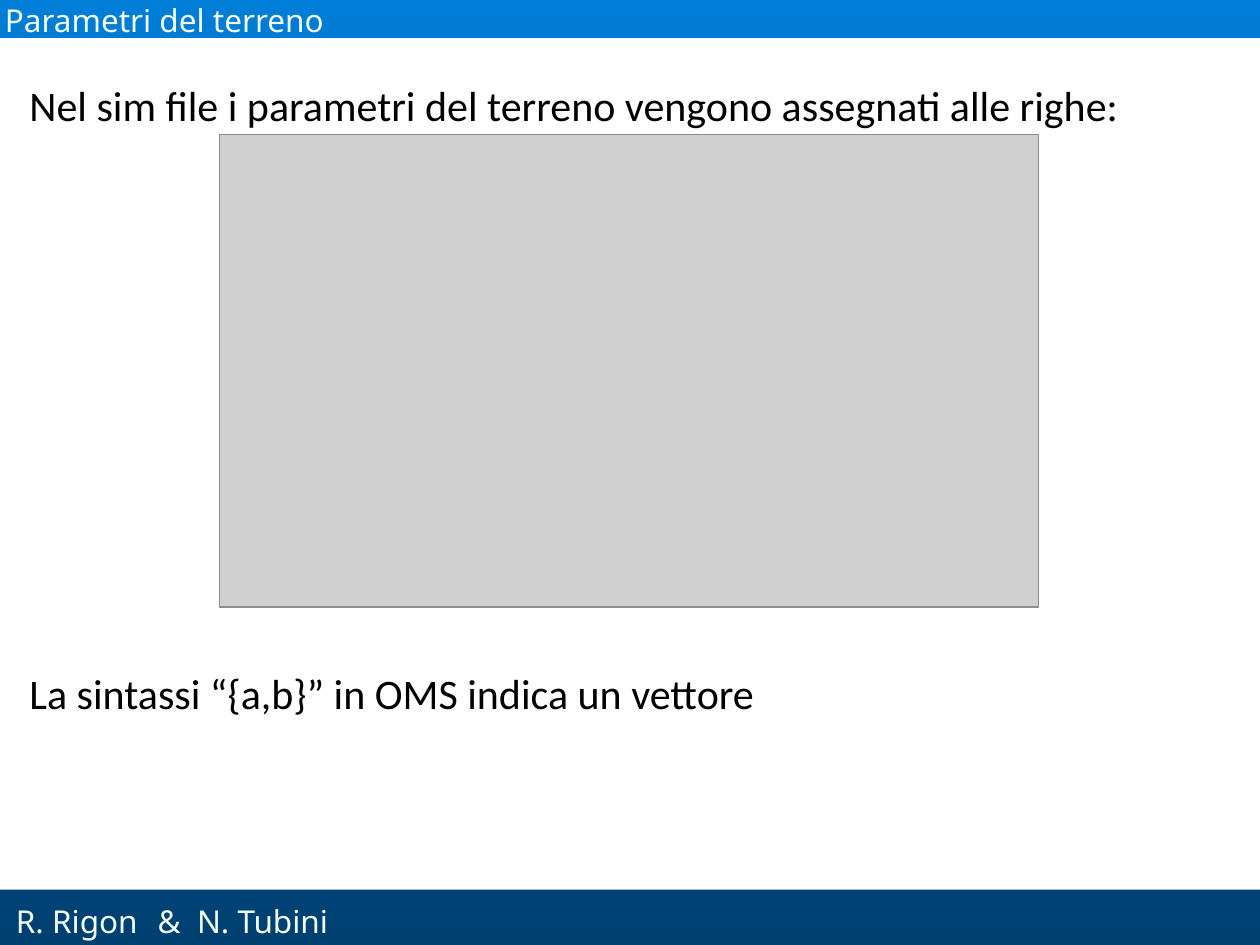
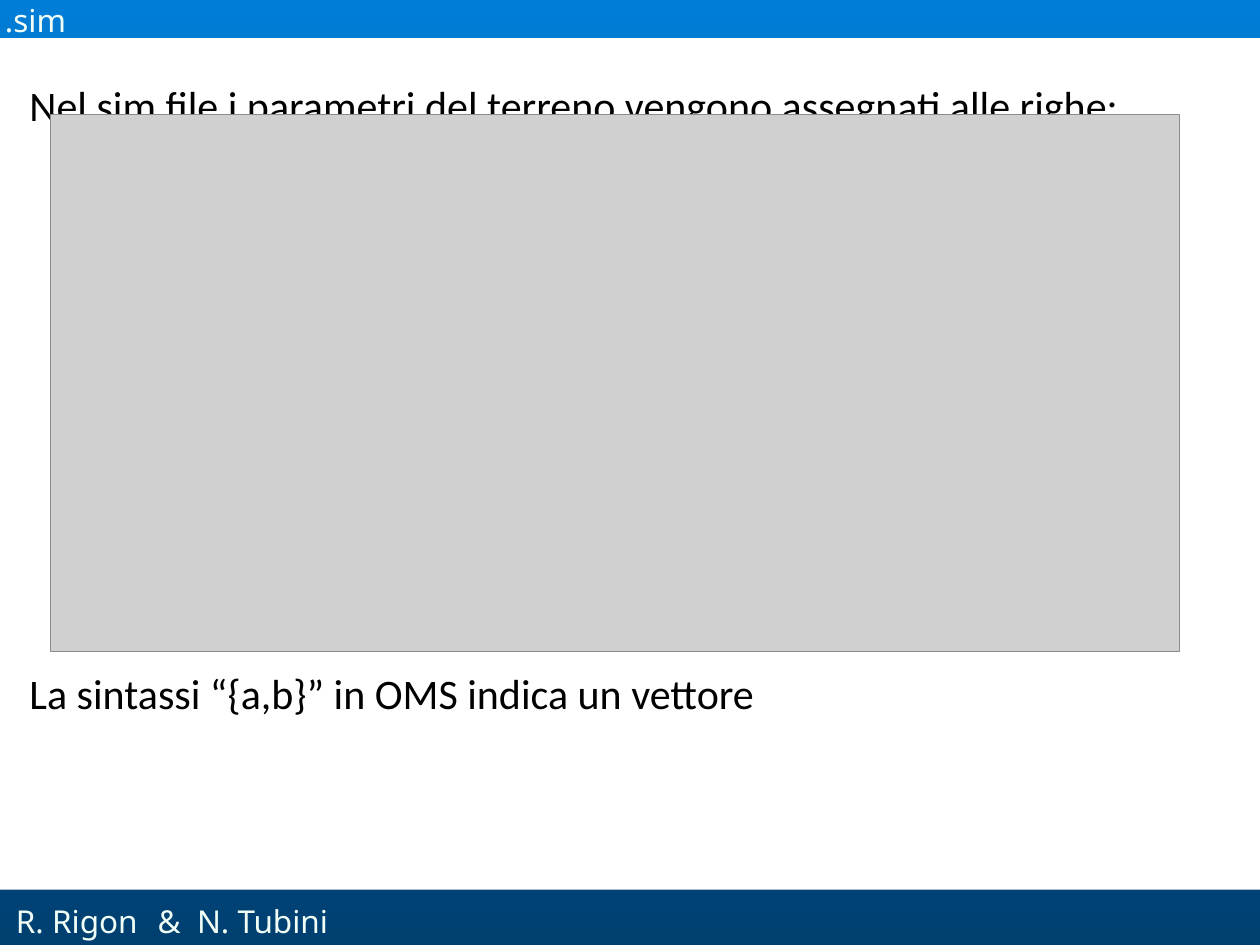
Before and after one commit to GEOframeOMSProjects/OMS_Project_Richards2D, a slide deck: slide 18 of docs/Richards2D.pptx (slide 15 before the commit). Drawn at 1260x945 pixels with LibreOffice and Linux fonts; fonts in the diff are those of the drawing; grey boxes stand for pictures; background and template pictures are left out. Boxes give left, top, right and bottom in pixels: in the first picture for what was removed or moved away, otherwise in the second. Text is boxed around its words. In the diff, an @@ line names an element or a change of style, - is before the commit and + after.

```diff
--- a/docs/Richards2D.pptx
+++ b/docs/Richards2D.pptx
@@ text at [5,9,66,41]: text changed @@
-Parametri del terreno
+.sim
@@ picture: place and size @@
-picture at [219,135,1038,607]
+picture at [50,115,1179,651]
```
Also in this commit, not shown: 4 other slides changed, 7 slides added, 2 slides removed, 2 other files.
